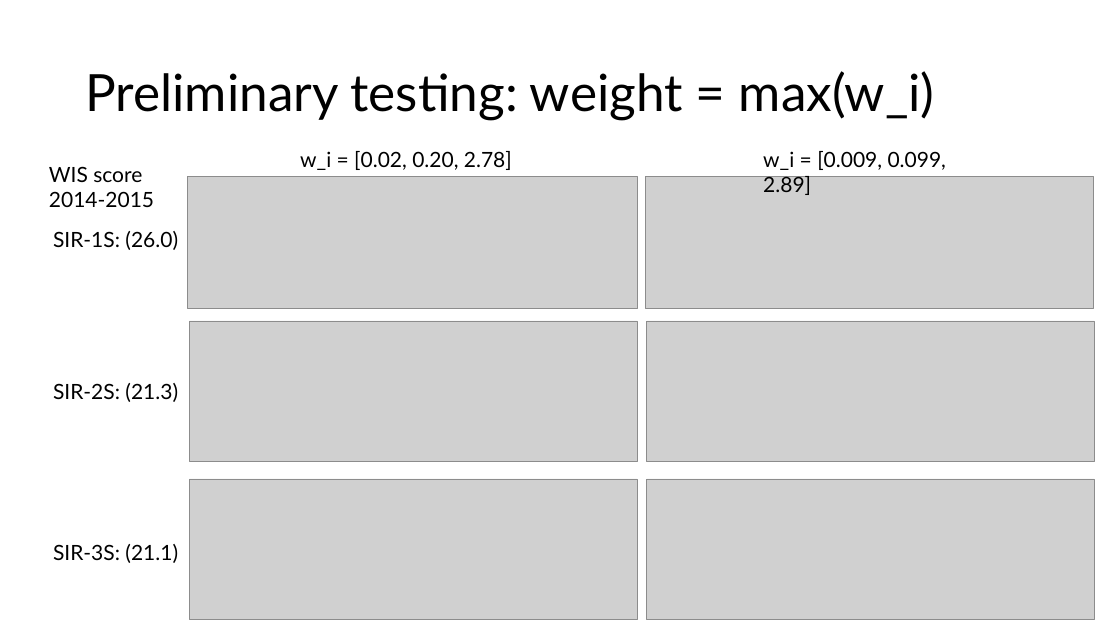
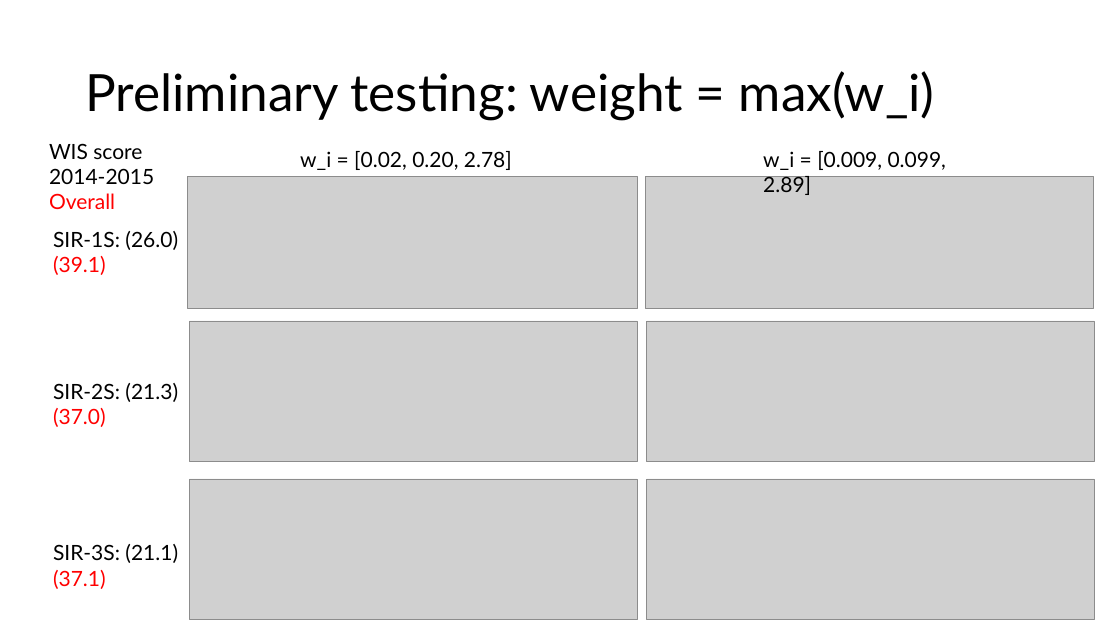
Before and after one commit to twallema/JHU-Cornell_hierarchSIR, a slide deck: slide 10 of scripts/manuscript/update_202508xx.pptx. Drawn at 1120x630 pixels with LibreOffice and Linux fonts; fonts in the diff are those of the drawing; grey boxes stand for pictures. Boxes give left, top, right and bottom in pixels: in the first picture for what was removed or moved away, otherwise in the second. Text is boxed around its words. In the diff, an @@ line names an element or a change of style, - is before the commit and + after.

Commit message:
update slides with weight=max(w_i)

```diff
--- a/scripts/manuscript/update_202508xx.pptx
+++ b/scripts/manuscript/update_202508xx.pptx
@@ text "WIS score 2014-2015": place and size @@
-text "WIS score 2014-2015" at [49, 166, 154, 207]
+text "WIS score 2014-2015" at [49, 143, 154, 209]
@@ text at [49, 193, 115, 209]: paragraph added @@
+Overall
@@ text at [53, 256, 106, 275]: paragraph added @@
+(39.1)
@@ text at [53, 408, 106, 427]: paragraph added @@
+(37.0)
@@ text at [53, 570, 106, 589]: paragraph added @@
+(37.1)
```
